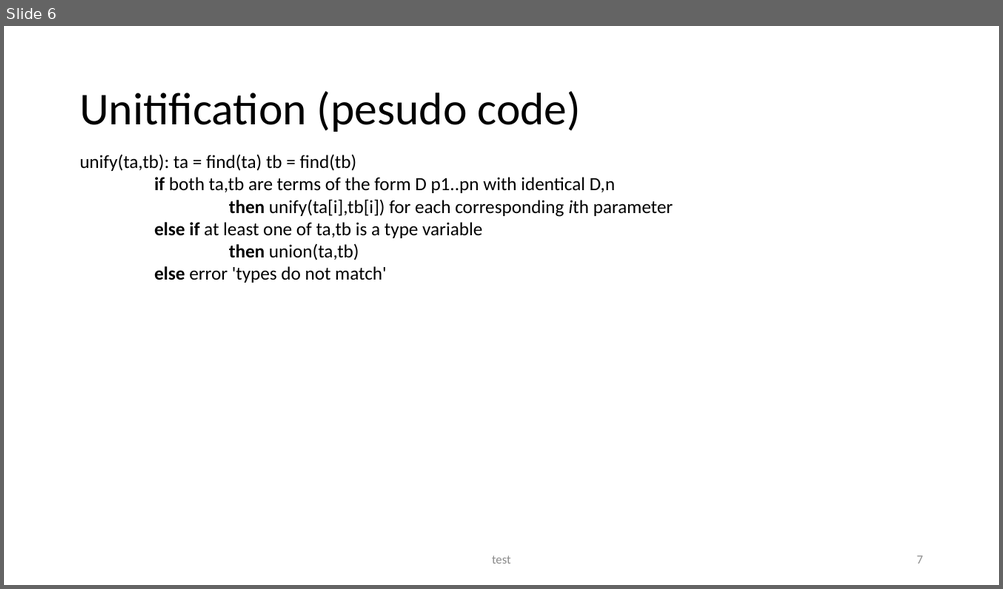
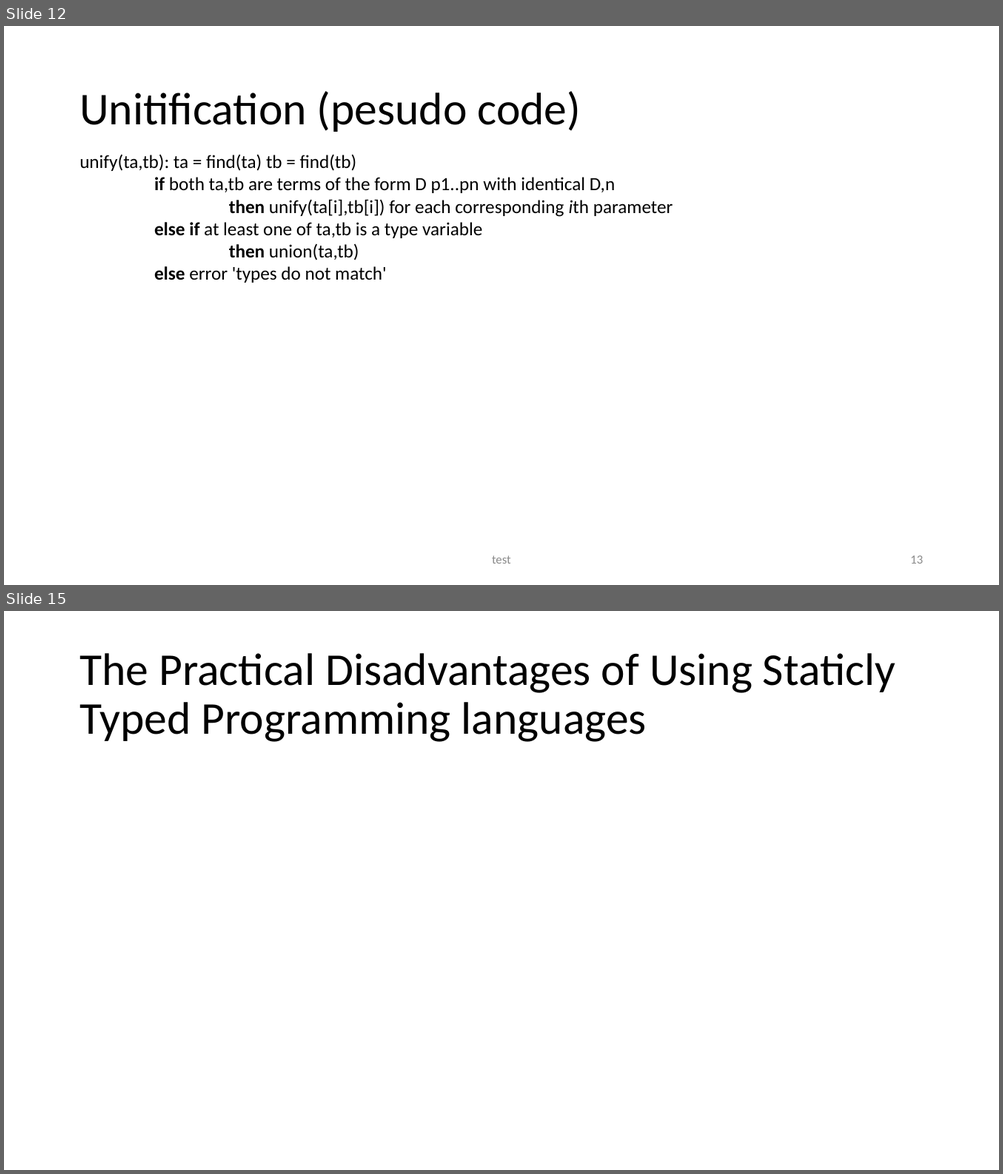
Before and after one commit to seanwestfall/algorithm_w_presentation, a slide deck: Presentation1.pptx. Shown one above the other, each under a label of ours: slide 6 before the commit, slides 12 and 15 after it; the slides between them are not shown. The pictures are 1003x589 and 1003x1174 pixels, drawn with LibreOffice and Linux fonts; fonts in the diff are those of the drawing. Boxes give left, top, right and bottom in pixels: in the first picture for what was removed or moved away, otherwise in the second. Text is boxed around its words. In the diff, an @@ line names an element or a change of style, - is before the commit and + after.

```diff
--- a/Presentation1.pptx
+++ b/Presentation1.pptx
@@ slide 15 added at [4, 611, 999, 1170], background #FFFFFF @@
@@ title added at [79, 653, 895, 742], 44 pt, text #000000 @@
+The Practical Disadvantages of Using Staticly Typed Programming languages
@@ what was slide 6 is now slide 12 @@
@@ page number at [910, 556, 922, 564]: text changed @@
-7
+13
```
Also in this commit, not shown: 1 slide changed, 10 other slides added.
